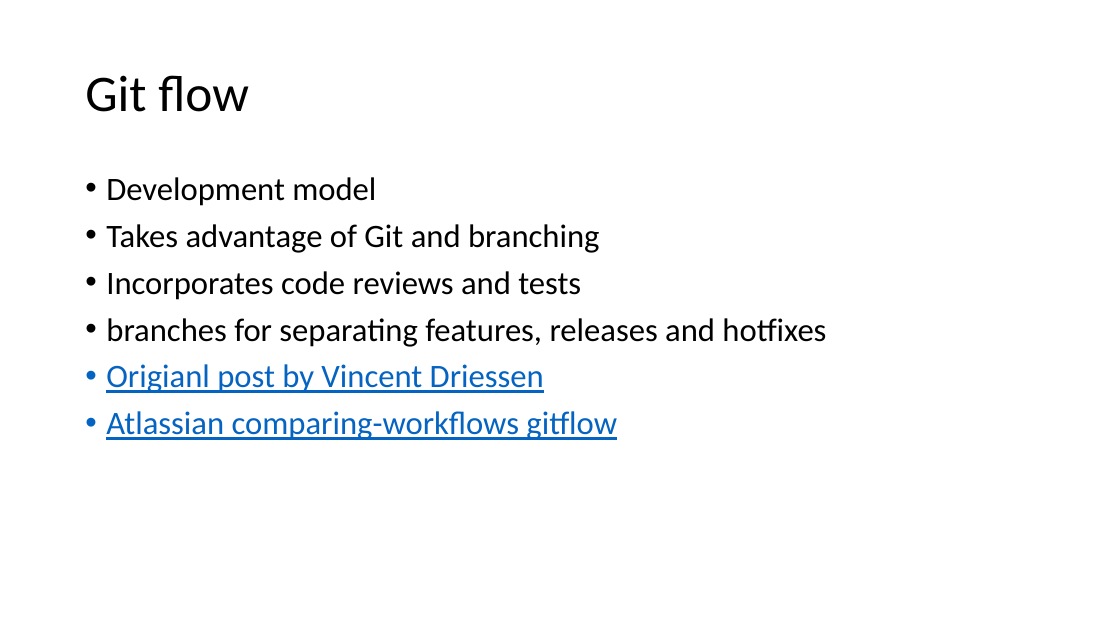
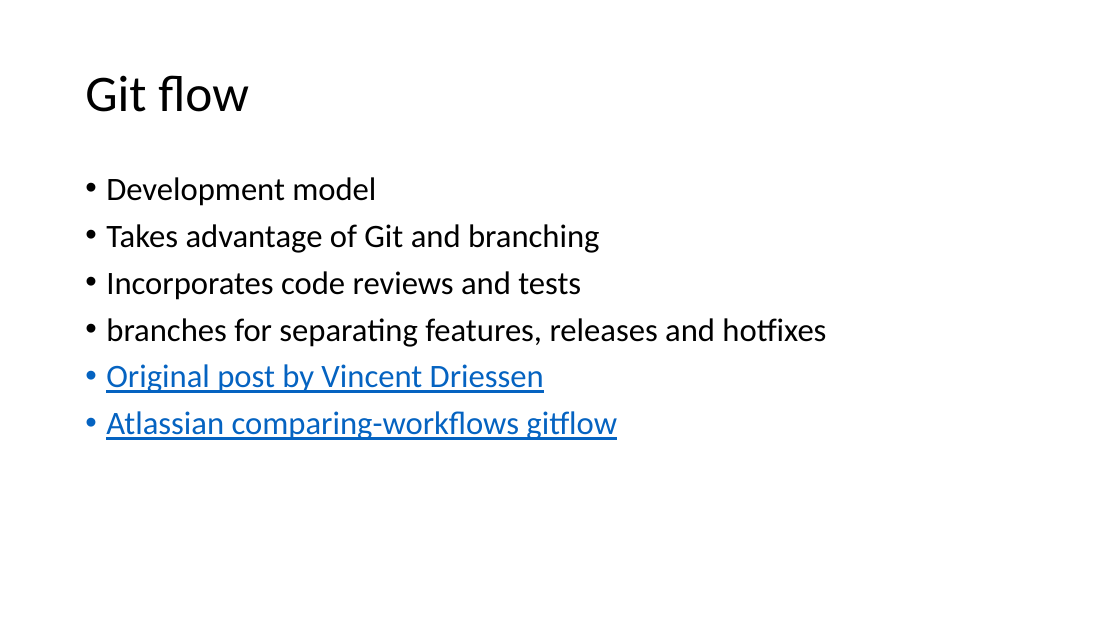
Before and after one commit to dmweis/ICT_Student_Society_git_presentation, a slide deck: slide 16 of Git presentation ITLab.pptx. Drawn at 1120x630 pixels with LibreOffice and Linux fonts; fonts in the diff are those of the drawing. Boxes give left, top, right and bottom in pixels: in the first picture for what was removed or moved away, otherwise in the second. Text is boxed around its words. In the diff, an @@ line names an element or a change of style, - is before the commit and + after.

Commit message:
fixed typo in presentation

```diff
--- a/Git presentation ITLab.pptx
+++ b/Git presentation ITLab.pptx
@@ text at [106, 364, 544, 393]: text changed @@
-• Origianl post by Vincent Driessen
+• Original post by Vincent Driessen
```
